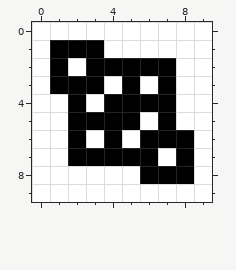
Pixel-art sprite, stored at map.png. That is the earlier state.
The file is 10x10 pixels.
After:
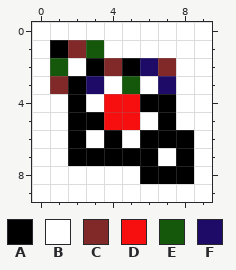
Palette (. is transparent): A #000000  B #ffffff  C #812828  D #f70f0f  E #15580c  F #1d0b67
What changed:
The author changed colour A to colour C in row 1 at x 2; in row 2 at x 4 and 7; in row 3 at x 1.
The author changed colour A to colour D in rows 4 to 5 at x 4 to 5.
The author changed colour A to colour E in row 1 at x 3; in row 2 at x 1; in row 3 at x 5.
The author changed colour A to colour F in row 2 at x 6; in row 3 at x 3 and 7.
Boxes around the changes in both pictures, in picture pixels (x1, y1, x2, y2):
changed: (50, 40, 176, 130)
